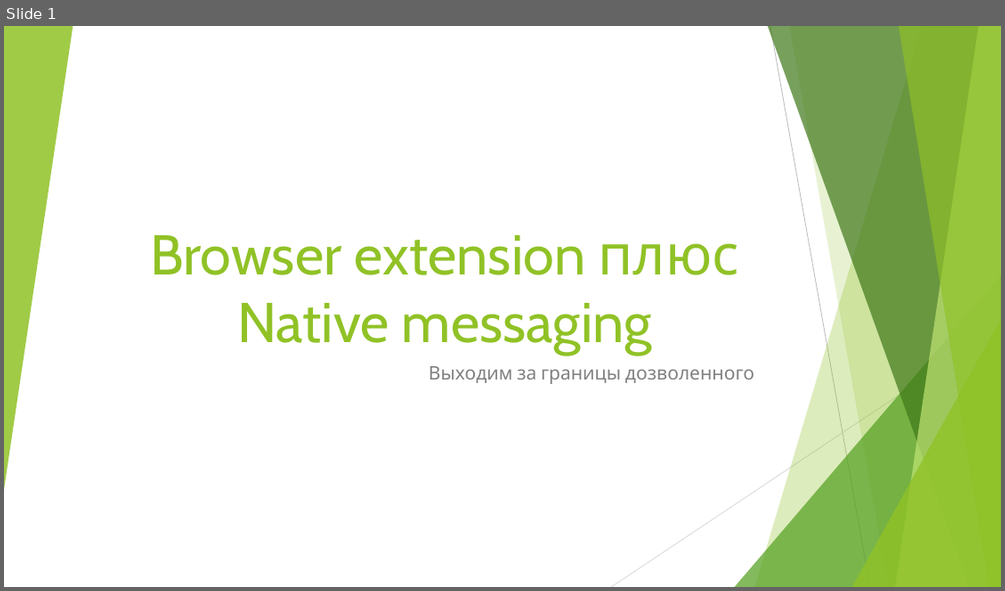
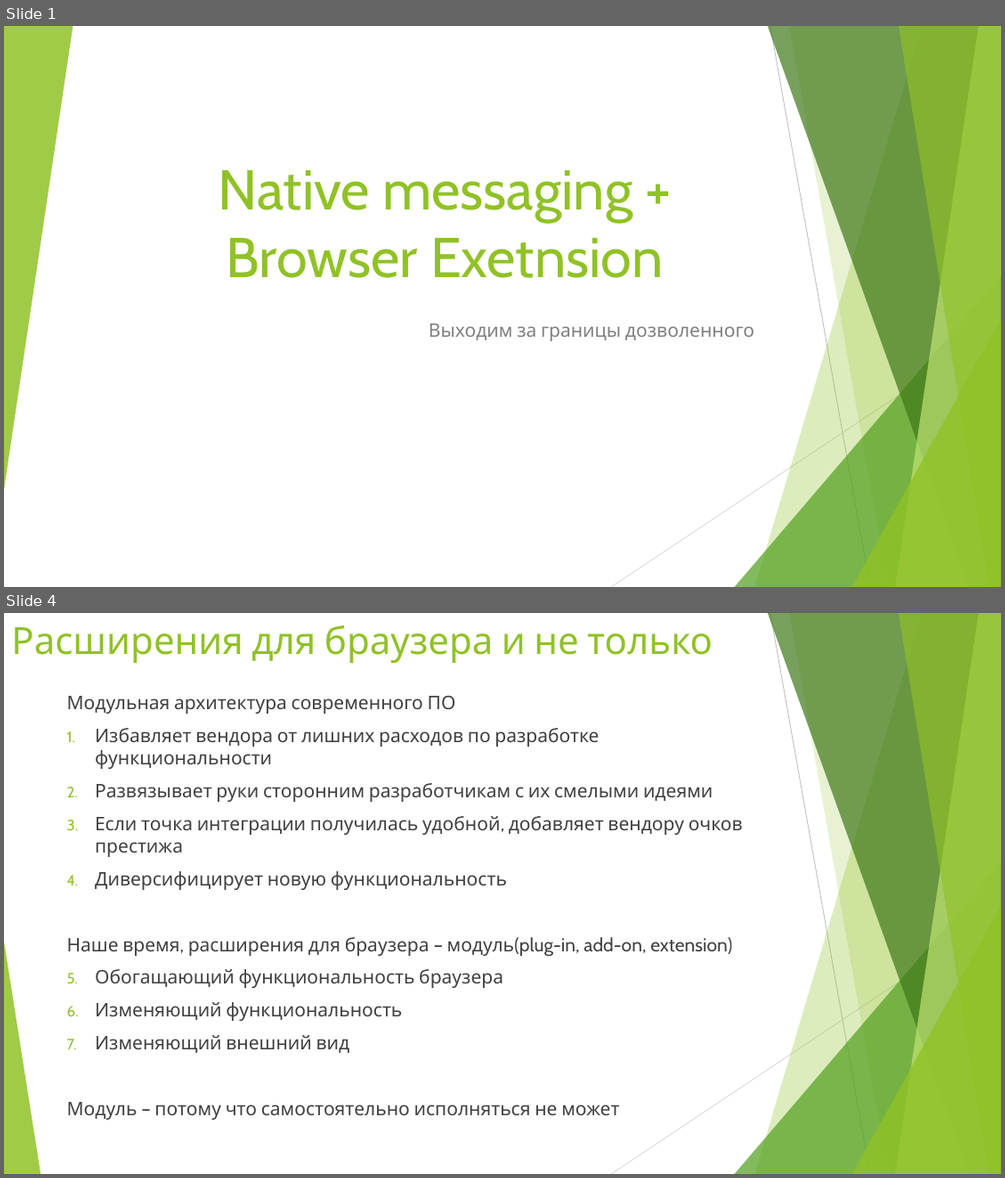
Before and after one commit to croacker/croc-extension-report, a slide deck: report/Presentation.pptx. Shown one above the other, each under a label of ours: slide 1 before the commit, slides 1 and 4 after it; the slides between them are not shown. The pictures are 1005x591 and 1005x1178 pixels, drawn with LibreOffice and Linux fonts; fonts in the diff are those of the drawing. Boxes give left, top, right and bottom in pixels: in the first picture for what was removed or moved away, otherwise in the second. Text is boxed around its words. In the diff, an @@ line names an element or a change of style, - is before the commit and + after.

```diff
--- a/report/Presentation.pptx
+++ b/report/Presentation.pptx
@@ slide 4 added at (4,613,1001,1174), background #FFFFFF; not listed: 9 template elements that a slide beside it also shows @@
@@ title added at (11,625,712,663), 36 pt, text #90C226 @@
+Расширения для браузера и не только
@@ text added at (67,696,743,1119), 18 pt, text #404040 @@
+Модульная архитектура современного ПО
+1. Избавляет вендора от лишних расходов по разработке функциональности
+2. Развязывает руки сторонним разработчикам с их смелыми идеями
+3. Если точка интеграции получилась удобной, добавляет вендору очков престижа
+4. Диверсифицирует новую функциональность
+Наше время, расширения для браузера – модуль(plug-in, add-on, extension)
+1. Обогащающий функциональность браузера
+2. Изменяющий функциональность
+3. Изменяющий внешний вид
+Модуль – потому что самостоятельно исполняться не может
@@ triangle added at (4,941,40,1174), fill #90C226 at 85% opacity @@
@@ slide 1 changed as well @@
@@ title at (218,170,663,278): text changed @@
-Browser extension плюс Native messaging
+Native messaging + Browser Exetnsion
@@ subtitle "Выходим за границы дозволенного": place and size @@
-subtitle "Выходим за границы дозволенного" at (429,366,754,384)
+subtitle "Выходим за границы дозволенного" at (429,323,754,341)
```
Also in this commit, not shown: 3 other slides added, 1 slide removed, 1 other file.
